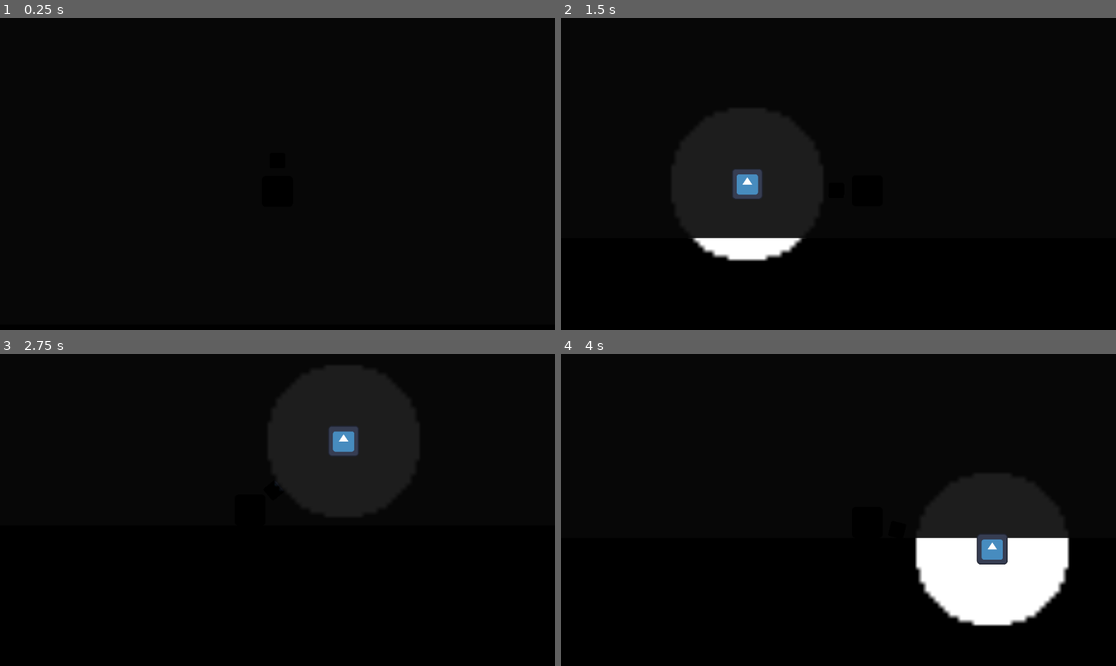
Above: before the commit, frames 1-4 (two rows, left to right).
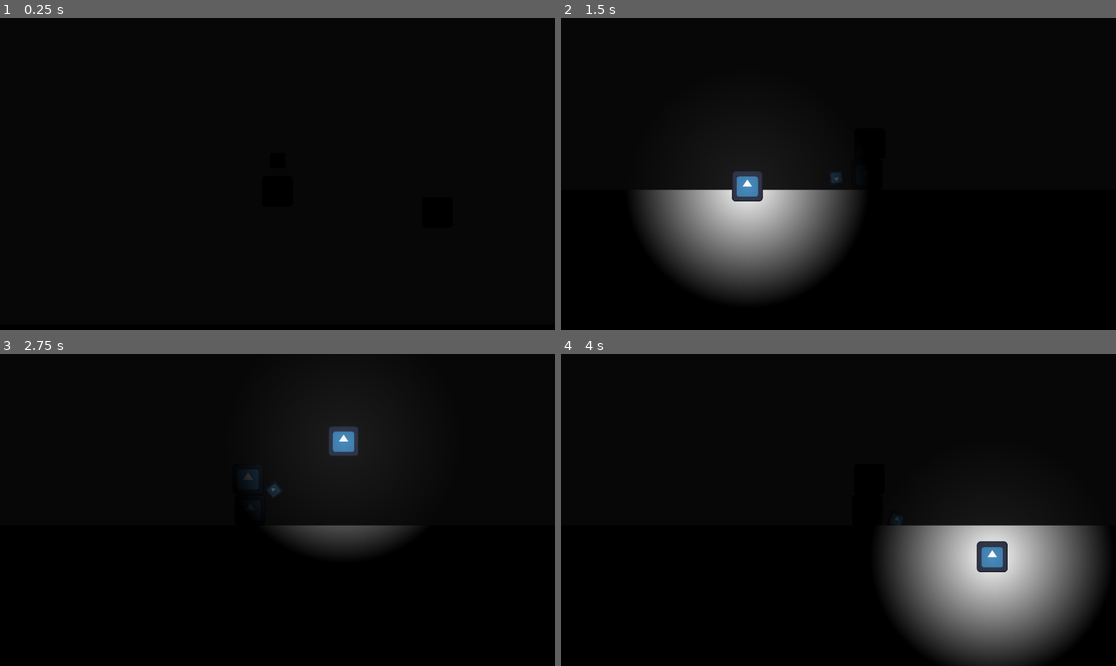
Above: after the commit, the same moments.

Repository: shiftfox/lightformer
Game: Godot game, scene res://scenes/sandbox.tscn
Two runs of this game, one before a commit and one after it. Both use one fixed random seed, a clock stepped at 60 frames per second and the inputs below. The engine's default icon, where the game draws it, is replaced by a stand-in: a white triangle on a blue panel in a dark square.
Inputs (mouse positions are in pixels of both pictures, inside the frame that each line leads up to):
- Up to frame 1 (0.25 s): no input
- Up to frame 2 (1.5 s): tap Enter at 0.5 s; move the mouse to (960, 158) at 0.52 s; hold Right mouse button (glide) 0.53-1.28 s; hold Right (right) from 0.53 s (still down); tap Space (jump) at 0.77, 1.25 s; move the mouse to (727, 189) at 1.27 s; click (727, 189) at 1.35 s
- Up to frame 3 (2.75 s): tap Space (jump) at 1.52 s; move the mouse to (333, 441) at 2.02 s; release Right (right) at 2.03 s; hold Left (left) from 2.03 s (still down); hold Right mouse button (glide) from 2.03 s (still down)
- Up to frame 4 (4 s): move the mouse to (810, 572) at 2.77 s; release Left (left) at 2.78 s; release Right mouse button (glide) at 2.78 s; hold Right (right) from 2.78 s (still down); click (810, 572) at 2.85 s; tap Space (jump) at 3.02, 3.77 s; move the mouse to (1005, 556) at 3.52 s; hold Right mouse button (glide) from 3.53 s (still down)

The runs differ from the first frame. In frame 2, 10% of the frame differs, in the area x 14-54%, y 48-90%; in frame 3, 1.7%; in frame 4, 15%, in the area x 57-98%, y 51-100%.

Commit message:
Health component, follower enemy

Diff:
--- /dev/null
+++ b/prefabs/enemy.tscn
@@ -0,0 +1,23 @@
+[gd_scene load_steps=5 format=3 uid="uid://dw21kq408hve"]
+
+[ext_resource type="Texture2D" uid="uid://c1fe8jqihe25o" path="res://graphics/sprites/icon.svg" id="1_cuc3g"]
+[ext_resource type="Script" path="res://scripts/enemy.gd" id="1_d3phr"]
+[ext_resource type="Script" path="res://scripts/health.gd" id="3_17drc"]
+
+[sub_resource type="RectangleShape2D" id="RectangleShape2D_6rest"]
+size = Vector2(32, 32)
+
+[node name="Enemy" type="CharacterBody2D"]
+collision_mask = 2
+script = ExtResource("1_d3phr")
+
+[node name="Sprite" type="Sprite2D" parent="."]
+scale = Vector2(0.25, 0.25)
+texture = ExtResource("1_cuc3g")
+
+[node name="CollisionShape" type="CollisionShape2D" parent="."]
+shape = SubResource("RectangleShape2D_6rest")
+
+[node name="Health" type="Node2D" parent="."]
+script = ExtResource("3_17drc")
+health = 100.0
--- a/prefabs/light.tscn
+++ b/prefabs/light.tscn
@@ -2,7 +2,7 @@
 
 [ext_resource type="Texture2D" uid="uid://c1fe8jqihe25o" path="res://graphics/sprites/icon.svg" id="1_4v1do"]
 [ext_resource type="Script" path="res://scripts/light.gd" id="1_ot7yj"]
-[ext_resource type="Texture2D" uid="uid://day326p744ey3" path="res://graphics/sprites/light.png" id="2_4mx3t"]
+[ext_resource type="Texture2D" uid="uid://day326p744ey3" path="res://graphics/sprites/light.webp" id="2_4mx3t"]
 
 [sub_resource type="RectangleShape2D" id="RectangleShape2D_6ya1p"]
 size = Vector2(32, 32)
@@ -20,4 +20,3 @@
 
 [node name="PointLight" type="PointLight2D" parent="."]
 texture = ExtResource("2_4mx3t")
-texture_scale = 5.0
--- a/prefabs/player.tscn
+++ b/prefabs/player.tscn
@@ -1,13 +1,15 @@
-[gd_scene load_steps=5 format=3 uid="uid://c0ol4a78thm14"]
+[gd_scene load_steps=6 format=3 uid="uid://c0ol4a78thm14"]
 
 [ext_resource type="Script" path="res://scripts/player.gd" id="1_nv0jr"]
 [ext_resource type="Texture2D" uid="uid://c1fe8jqihe25o" path="res://graphics/sprites/icon.svg" id="2_cgcmi"]
 [ext_resource type="PackedScene" uid="uid://70c12jq4jdbu" path="res://prefabs/wand.tscn" id="3_4suad"]
+[ext_resource type="Script" path="res://scripts/health.gd" id="4_q6ewe"]
 
 [sub_resource type="RectangleShape2D" id="RectangleShape2D_7okma"]
 size = Vector2(32, 32)
 
 [node name="Player" type="CharacterBody2D"]
+collision_layer = 3
 script = ExtResource("1_nv0jr")
 speed = 150.0
 lerp_speed = 10.0
@@ -25,3 +27,7 @@
 
 [node name="Wand" parent="." instance=ExtResource("3_4suad")]
 fire_rate = 3.0
+
+[node name="Health" type="Node2D" parent="."]
+script = ExtResource("4_q6ewe")
+health = 100.0
--- a/scenes/sandbox.tscn
+++ b/scenes/sandbox.tscn
@@ -1,7 +1,8 @@
-[gd_scene load_steps=3 format=3 uid="uid://bm712ocpcav7w"]
+[gd_scene load_steps=4 format=3 uid="uid://bm712ocpcav7w"]
 
 [ext_resource type="Script" path="res://scripts/camera.gd" id="1_ge6b0"]
 [ext_resource type="PackedScene" uid="uid://c0ol4a78thm14" path="res://prefabs/player.tscn" id="1_tqmqx"]
+[ext_resource type="PackedScene" uid="uid://dw21kq408hve" path="res://prefabs/enemy.tscn" id="3_vk7s5"]
 
 [node name="Sandbox" type="Node2D"]
 
@@ -30,3 +31,8 @@
 
 [node name="CanvasModulate" type="CanvasModulate" parent="."]
 color = Color(0, 0, 0, 1)
+
+[node name="Enemy" parent="." node_paths=PackedStringArray("target") instance=ExtResource("3_vk7s5")]
+position = Vector2(227, 60)
+speed = 250.0
+target = NodePath("../Player")
--- /dev/null
+++ b/scripts/enemy.gd
@@ -0,0 +1,15 @@
+extends CharacterBody2D
+
+@export var max_distance: float
+@export var speed: float
+@export var gravity: Vector2
+@export var target: Node2D
+
+func _physics_process(delta: float) -> void:
+	if not is_on_floor():
+		velocity += gravity * delta
+	var distance = position.distance_to(target.position)
+	if distance > max_distance:
+		var direction = position.direction_to(target.position)
+		velocity = direction * speed
+	move_and_slide()
--- /dev/null
+++ b/scripts/health.gd
@@ -0,0 +1,13 @@
+class_name Health extends Node2D
+
+signal damaged(amount: float)
+signal death()
+
+@export var health: float
+@export var health_bar: Slider
+
+func damage(amount: float) -> void:
+	health -= amount
+	if health <= 0:
+		return death.emit()
+	damaged.emit(amount)
Binary file removed: graphics/sprites/light.png
Binary file added: graphics/sprites/light.webp
Not shown, changed: graphics/sprites/light.webp.import
